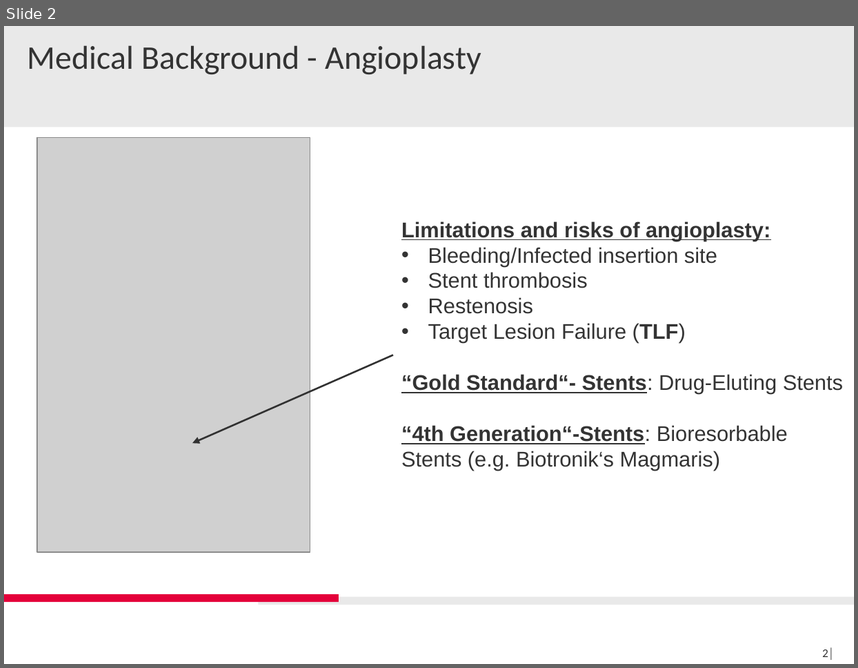
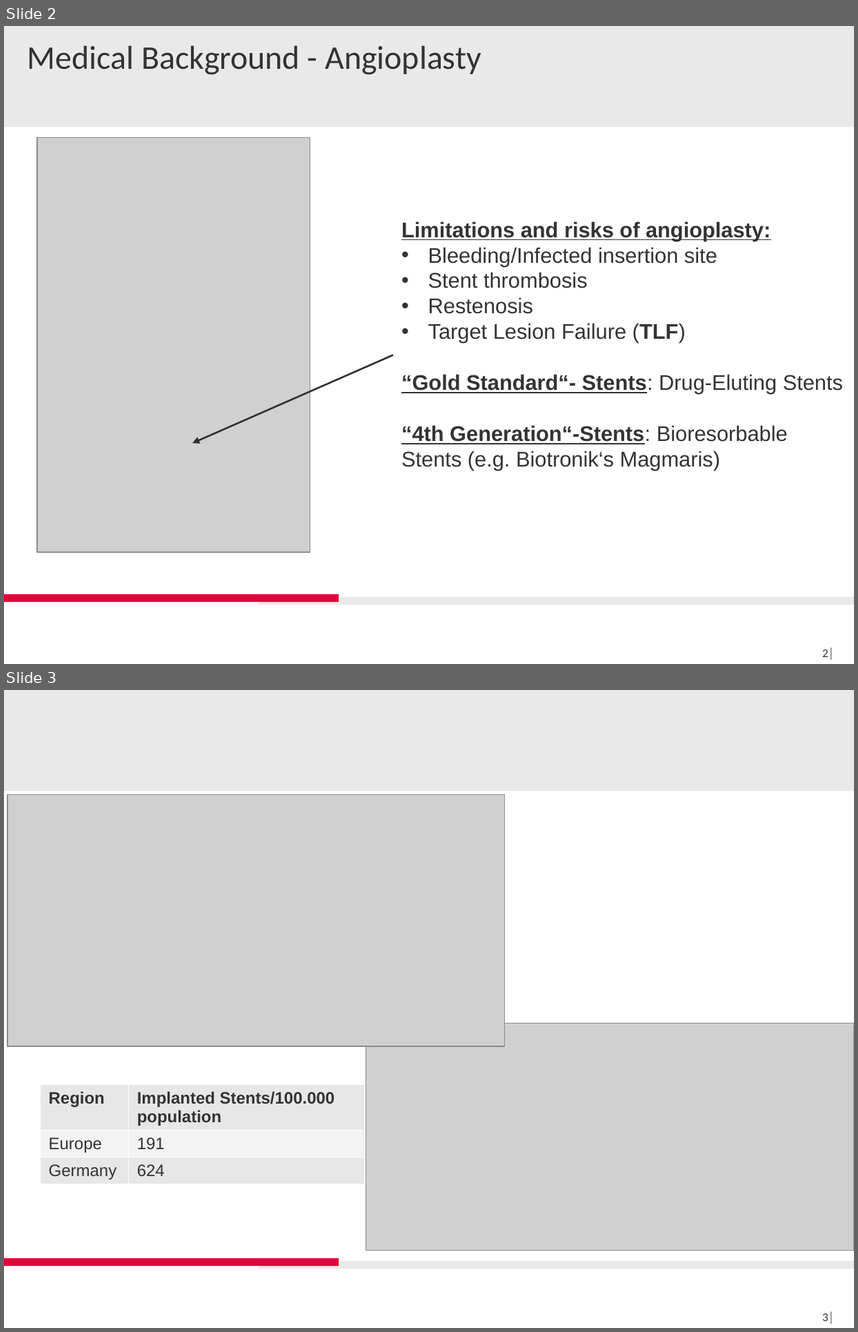
Before and after one commit to IceQueen1996/Masterarbeit, a slide deck: presentations/GroupDay_Introduction_Elly.pptx. Shown one above the other, each under a label of ours: slide 2 before the commit, slides 2 and 3 after it. The pictures are 858x668 and 858x1332 pixels, drawn with LibreOffice and Linux fonts; fonts in the diff are those of the drawing; grey boxes stand for pictures; background and template pictures are left out. Boxes give left, top, right and bottom in pixels: in the first picture for what was removed or moved away, otherwise in the second. Text is boxed around its words. In the diff, an @@ line names an element or a change of style, - is before the commit and + after.

```diff
--- a/presentations/GroupDay_Introduction_Elly.pptx
+++ b/presentations/GroupDay_Introduction_Elly.pptx
@@ slide 3 added at [4, 690, 854, 1328], background #FFFFFF; not listed: 3 template elements that a slide beside it also shows @@
@@ picture added at [7, 795, 505, 1046] @@
@@ picture added at [366, 1023, 854, 1250] @@
@@ table added at [40, 1085, 364, 1189], 3 rows, 2 columns @@
+Region | Implanted Stents/100.000 population
+Europe | 191
+Germany | 624
@@ page number added at [822, 1311, 834, 1323], 10 pt, text #333333 @@
+3│
```
Also in this commit, not shown: 3 slides changed, 1 other slide added, 1 slide removed.
